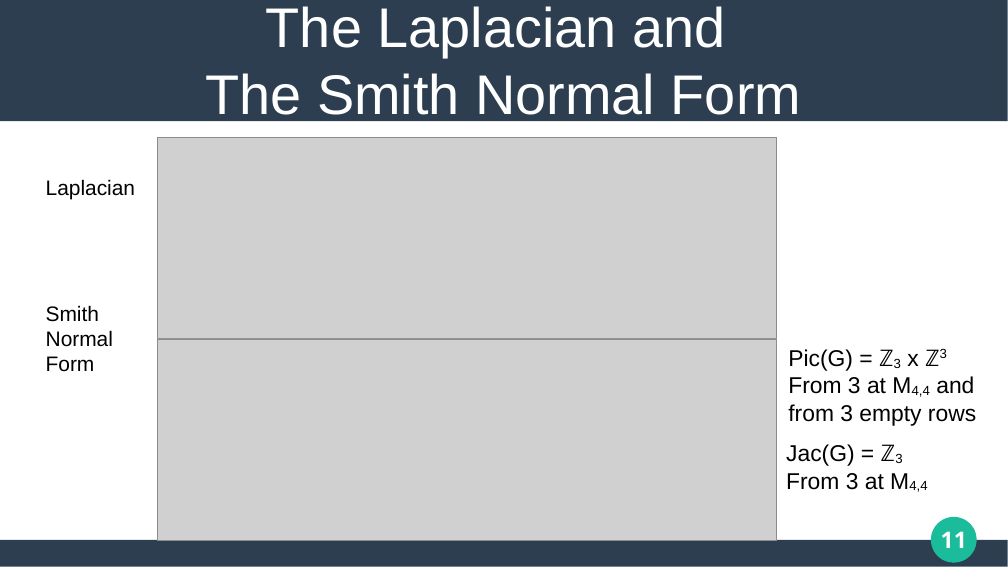
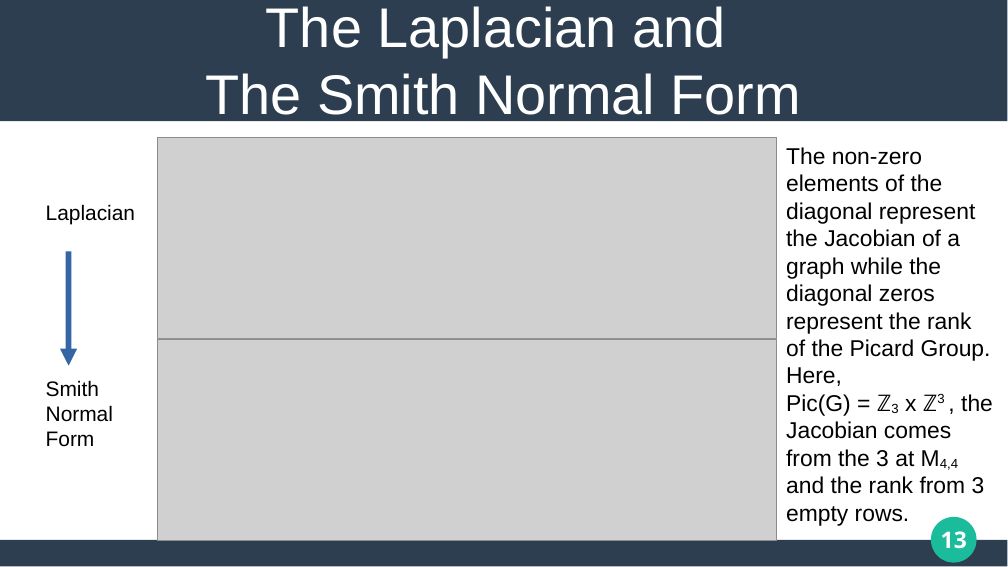
Before and after one commit to matthew-pisano/ChipFiring, a slide deck: slide 13 of Docs/JMMPresentation.pptx (slide 11 before the commit). Drawn at 1008x567 pixels with LibreOffice and Linux fonts; fonts in the diff are those of the drawing; grey boxes stand for pictures. Boxes give left, top, right and bottom in pixels: in the first picture for what was removed or moved away, otherwise in the second. Text is boxed around its words. In the diff, an @@ line names an element or a change of style, - is before the commit and + after.

```diff
--- a/Docs/JMMPresentation.pptx
+++ b/Docs/JMMPresentation.pptx
@@ text at box(786, 147, 993, 526): text changed @@
-Pic(G) = ℤ3 x ℤ3
-From 3 at M4,4 and from 3 empty rows
+The non-zero elements of the diagonal represent the Jacobian of a graph while the diagonal zeros represent the rank of the Picard Group.
+Here,
+Pic(G) = ℤ3 x ℤ3 , the Jacobian comes from the 3 at M4,4 and the rank from 3 empty rows.
@@ text "Laplacian" rewrapped from box(46, 179, 135, 372) to box(46, 204, 135, 447) @@
@@ arrow added from (69, 252) to (69, 366), #3465A4 4.51 pt @@
@@ text removed at box(786, 444, 927, 492) @@
-Jac(G) = ℤ3
-From 3 at M4,4
@@ page number at box(941, 531, 967, 549): text changed @@
-11
+13
```
Also in this commit, not shown: 16 other slides changed, 5 slides added, 1 slide removed, 6 other files.
